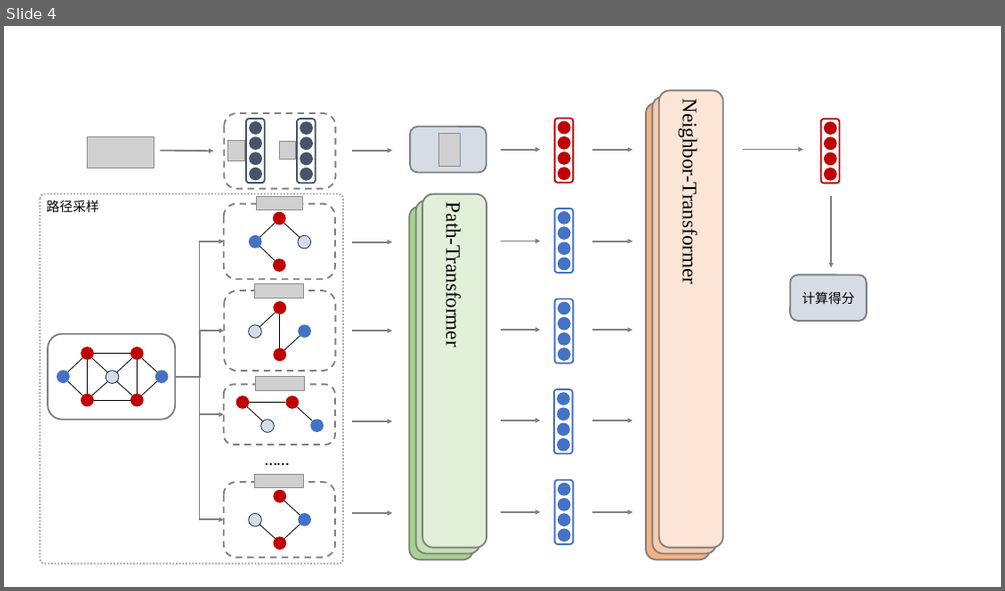
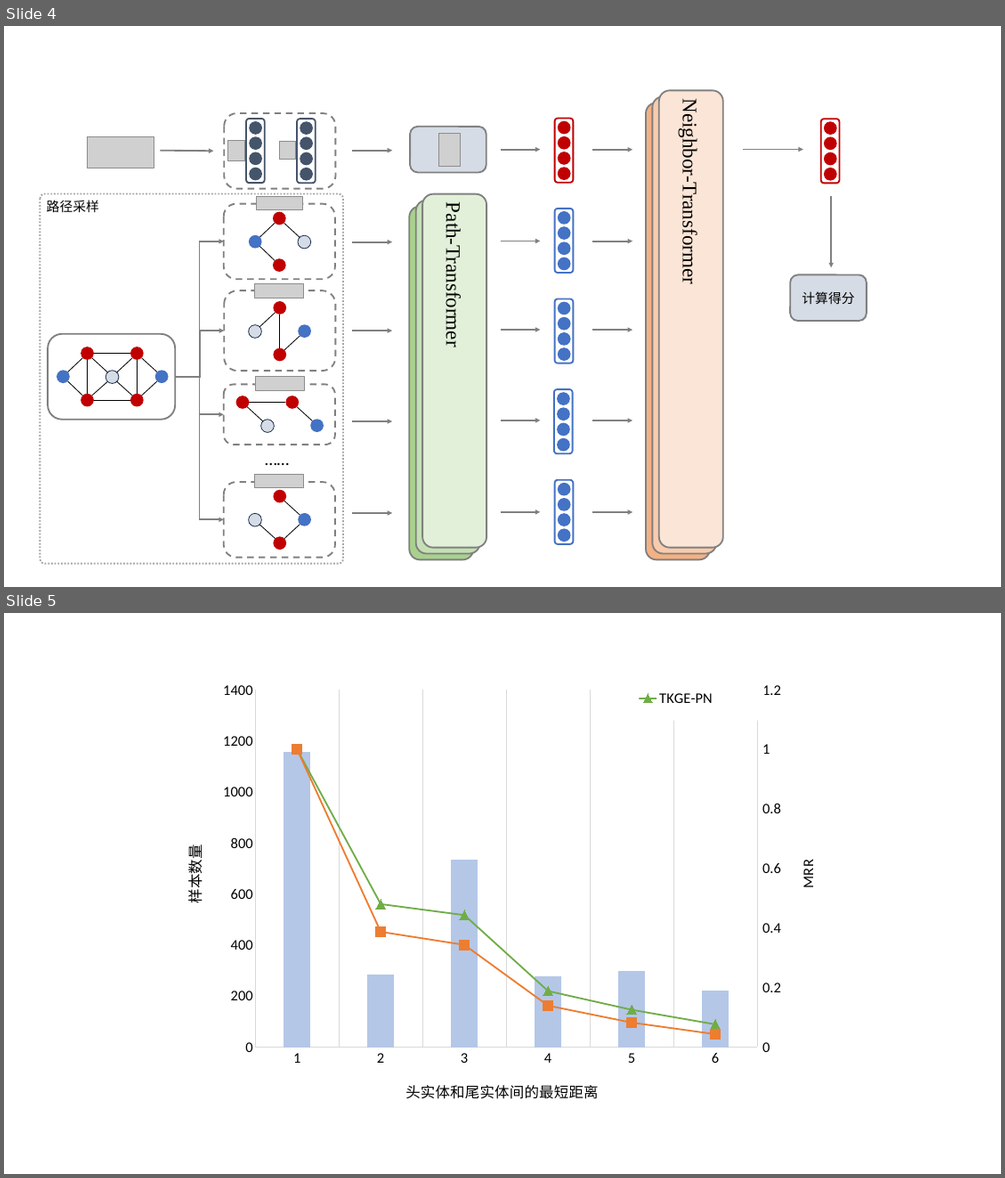
Before and after one commit to Sunrisea/BUAAThesis, a slide deck: TKGE-PN.pptx. Shown one above the other, each under a label of ours: slide 4 before the commit, slides 4 and 5 after it. The pictures are 1005x591 and 1005x1178 pixels, drawn with LibreOffice and Linux fonts; fonts in the diff are those of the drawing; grey boxes stand for pictures; background and template pictures are left out. Boxes give left, top, right and bottom in pixels: in the first picture for what was removed or moved away, otherwise in the second. Text is boxed around its words. In the diff, an @@ line names an element or a change of style, - is before the commit and + after.

```diff
--- a/TKGE-PN.pptx
+++ b/TKGE-PN.pptx
@@ slide 5 added at box(4, 613, 1001, 1174), background #FFFFFF @@
@@ column chart added at box(170, 672, 834, 1115) @@
+categories: 1, 2, 3, 4, 5, 6
+Series 1: 1160, 280, 730, 280, 300, 220
+TKGE-PN: 1, 0.48, 0.44, 0.19, 0.12, 0.08
+消融Path-Transformer: 1, 0.39, 0.34, 0.14, 0.08, 0.04
```
Also in this commit, not shown: 1 slide removed, 3 other files.
